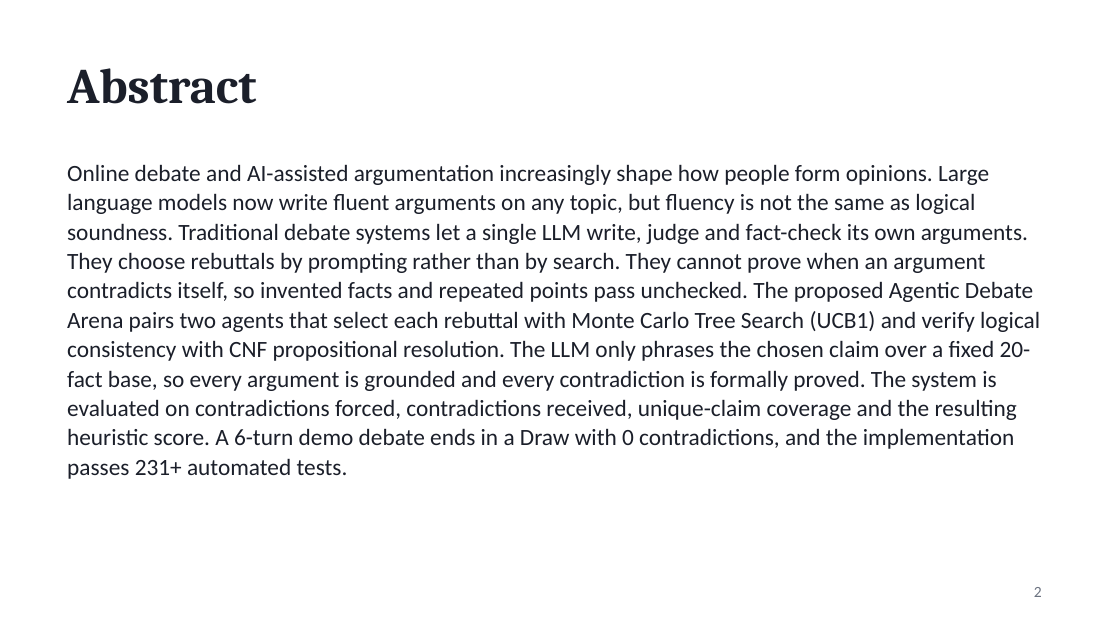
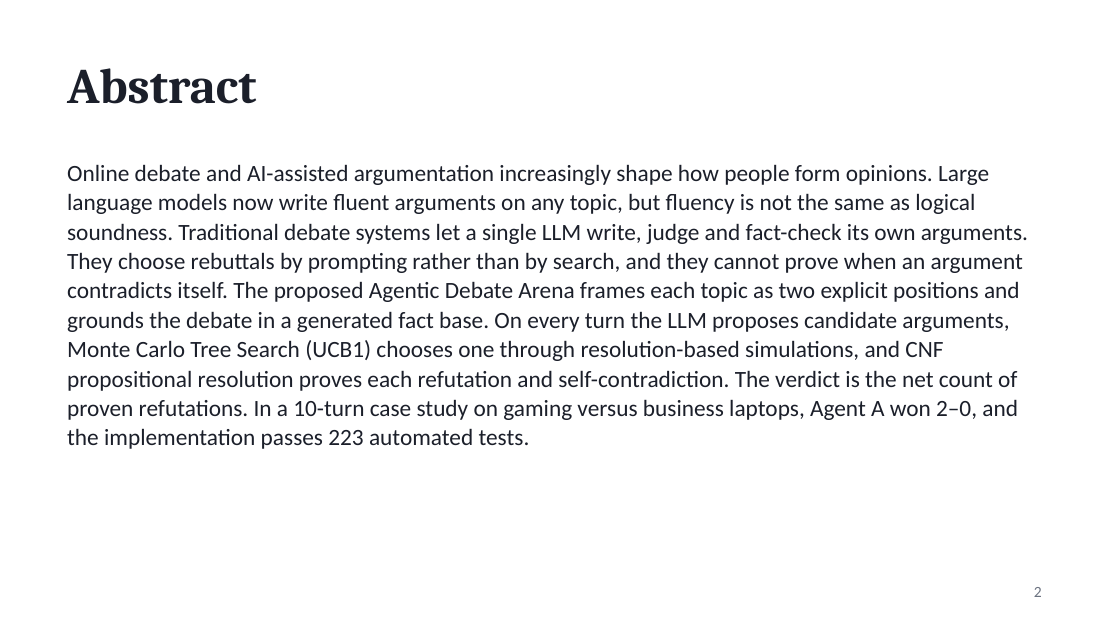
Before and after one commit to AdhithyaSivaraj/Agentic-Debate-Prep-Arena-Using-MCTS, a slide deck: slide 2 of Agentic_Debate_Arena.pptx. Drawn at 1120x630 pixels with LibreOffice and Linux fonts; fonts in the diff are those of the drawing. Boxes give left, top, right and bottom in pixels: in the first picture for what was removed or moved away, otherwise in the second. Text is boxed around its words. In the diff, an @@ line names an element or a change of style, - is before the commit and + after.

Commit message:
docs: update presentation to match the current system

```diff
--- a/Agentic_Debate_Arena.pptx
+++ b/Agentic_Debate_Arena.pptx
@@ text at (67,164,1028,449): text changed @@
-Online debate and AI-assisted argumentation increasingly shape how people form opinions. Large language models now write fluent arguments on any topic, but fluency is not the same as logical soundness. Traditional debate systems let a single LLM write, judge and fact-check its own arguments. They choose rebuttals by prompting rather than by search. They cannot prove when an argument contradicts itself, so invented facts and repeated points pass unchecked. The proposed Agentic Debate Arena pairs two agents that select each rebuttal with Monte Carlo Tree Search (UCB1) and verify logical consistency with CNF propositional resolution. The LLM only phrases the chosen claim over a fixed 20-fact base, so every argument is grounded and every contradiction is formally proved. The system is evaluated on contradictions forced, contradictions received, unique-claim coverage and the resulting heuristic score. A 6-turn demo debate ends in a Draw with 0 contradictions, and the implementation passes 231+ automated tests.
+Online debate and AI-assisted argumentation increasingly shape how people form opinions. Large language models now write fluent arguments on any topic, but fluency is not the same as logical soundness. Traditional debate systems let a single LLM write, judge and fact-check its own arguments. They choose rebuttals by prompting rather than by search, and they cannot prove when an argument contradicts itself. The proposed Agentic Debate Arena frames each topic as two explicit positions and grounds the debate in a generated fact base. On every turn the LLM proposes candidate arguments, Monte Carlo Tree Search (UCB1) chooses one through resolution-based simulations, and CNF propositional resolution proves each refutation and self-contradiction. The verdict is the net count of proven refutations. In a 10-turn case study on gaming versus business laptops, Agent A won 2–0, and the implementation passes 223 automated tests.
```
Also in this commit, not shown: 6 other slides changed.
